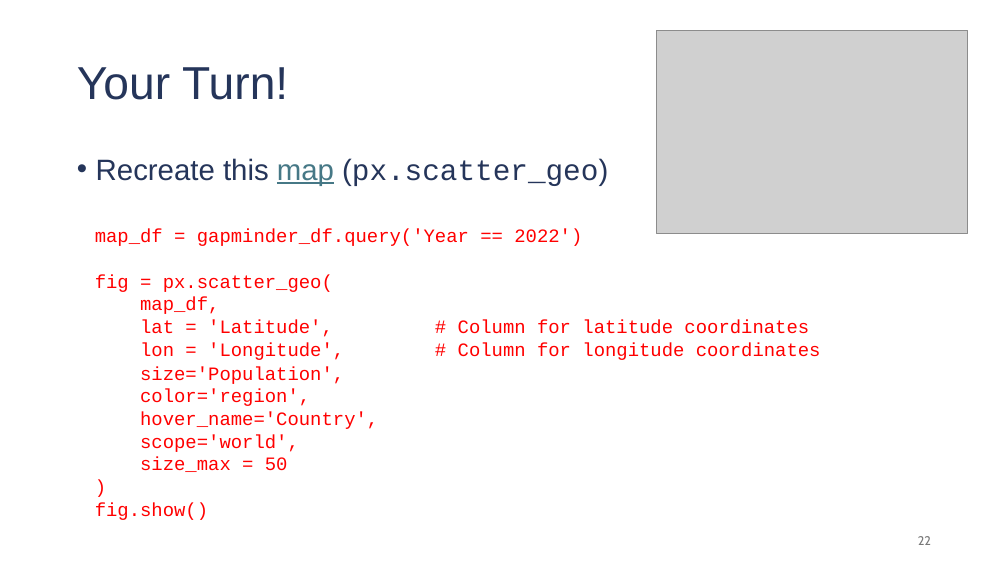
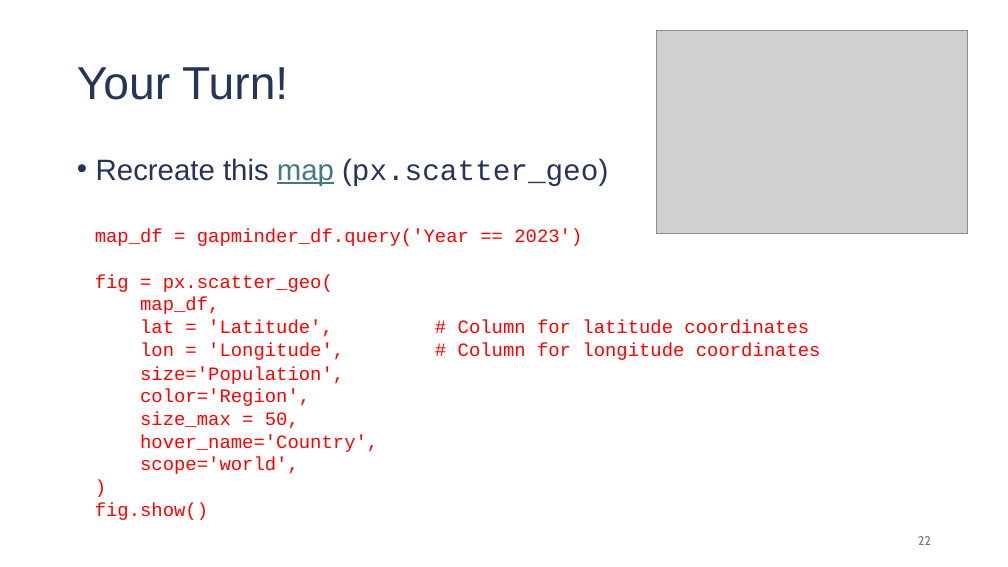
Before and after one commit to damouras/damouras.github.io, a slide deck: slide 22 of files/Presentation.pptx. Drawn at 1008x567 pixels with LibreOffice and Linux fonts; fonts in the diff are those of the drawing; grey boxes stand for pictures. Boxes give left, top, right and bottom in pixels: in the first picture for what was removed or moved away, otherwise in the second. Text is boxed around its words. In the diff, an @@ line names an element or a change of style, - is before the commit and + after.

```diff
--- a/files/Presentation.pptx
+++ b/files/Presentation.pptx
@@ text at (95, 229, 582, 246): text changed @@
-map_df = gapminder_df.query('Year == 2022')
+map_df = gapminder_df.query('Year == 2023')
@@ text at (140, 389, 310, 429): text changed @@
-color='region',
+color='Region',
+size_max = 50,
@@ text at (140, 457, 288, 472): paragraph removed @@
-size_max = 50
```
Also in this commit, not shown: 6 other slides changed, 1 other file.
